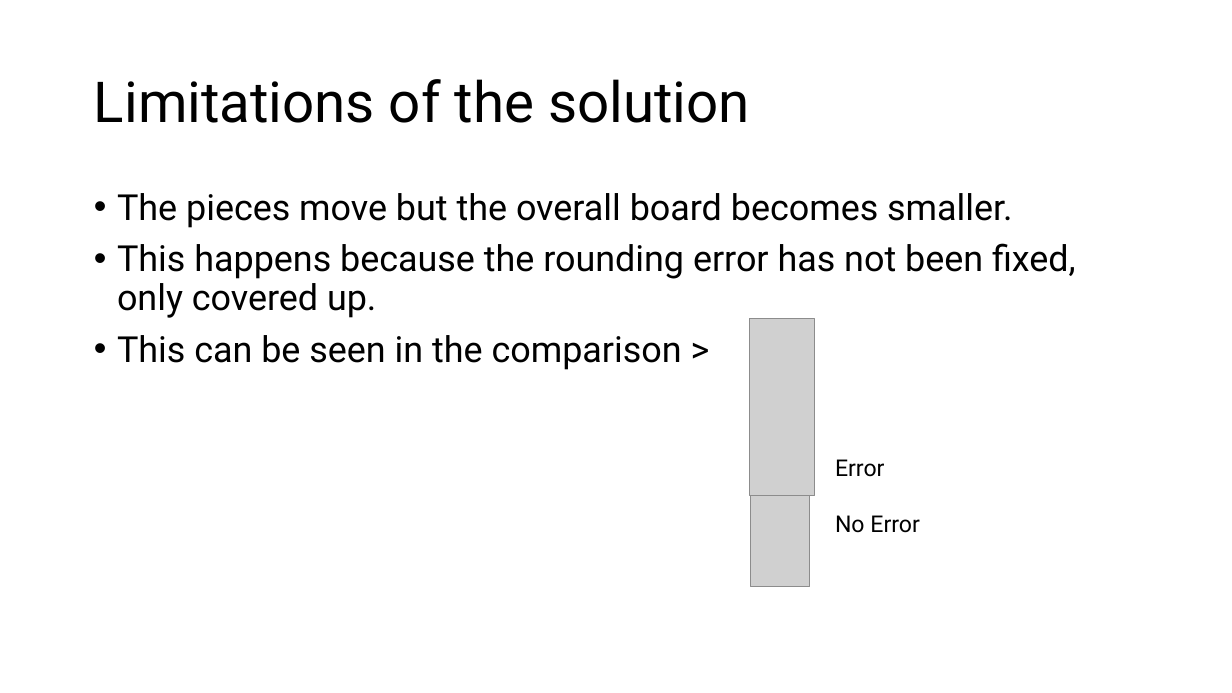
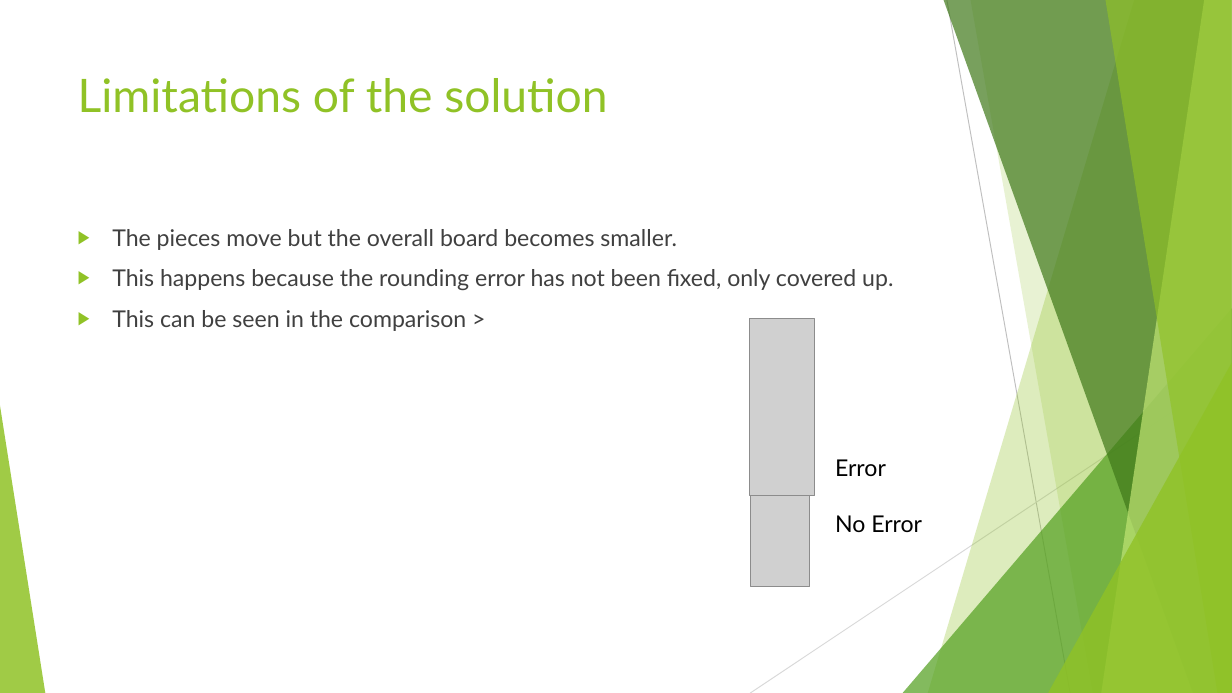
Before and after one commit to Theo-Bradley/TileGame, a slide deck: slide 7 of Presentation.pptx. Drawn at 1232x693 pixels with LibreOffice and Linux fonts; fonts in the diff are those of the drawing; grey boxes stand for pictures. Boxes give left, top, right and bottom in pixels: in the first picture for what was removed or moved away, otherwise in the second. Text is boxed around its words. In the diff, an @@ line names an element or a change of style, - is before the commit and + after.

```diff
--- a/Presentation.pptx
+++ b/Presentation.pptx
@@ title "Limitations of the solution": place and size @@
-title "Limitations of the solution" at [94,79,750,123]
+title "Limitations of the solution" at [78,78,607,113]
@@ title "Limitations of the solution" at [78,78,607,113]: size 44 to 36 pt, font Roboto to Lato, text colour #000000 to #90C226; line spacing 0.9 to 1; vertical alignment middle to top @@
@@ text "The pieces move but the ...": place and size @@
-text "The pieces move but the ..." at [117,193,1076,370]
+text "The pieces move but the ..." at [112,229,893,331]
@@ text "The pieces move but the ..." at [112,229,893,331]: size 28 to 18 pt, font Roboto to Lato, text colour #000000 to #404040; bullet • to ▶; line spacing 0.9 to 1 @@
@@ group added at [0,0,1232,693]: 5 freeform shapes, 3 triangles, 2 lines @@
@@ text "Error" at [835,459,922,532]: font Roboto to Lato @@
```
Also in this commit, not shown: 6 other slides changed, 1 slide added, 1 slide removed, 50 other files.
